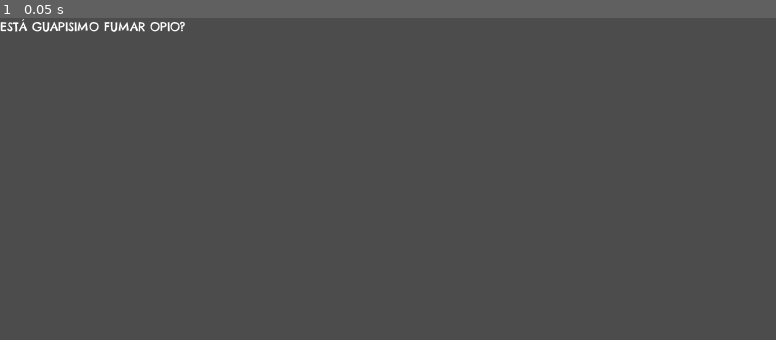
Above: before the commit, frame 1.
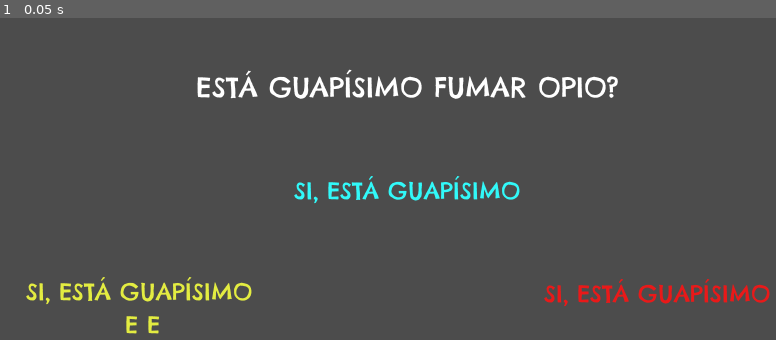
Above: after the commit, the same moment.

Repository: cmolinadev/fumaropio
Game: Godot game, scene res://scenes/main.tscn
Same seed, same stepped clock (60 frames per second), same inputs: the game is played once before the commit and once after it.
Inputs:
- Up to frame 1 (0.05 s): no input

The runs differ from the first frame. In frame 1, 4.3% of the frame differs, in the area x 0-100%, y 0-99%.

Commit message:
feat: add answer selection

Diff:
--- /dev/null
+++ b/fonts/preguntas.tres
@@ -0,0 +1,7 @@
+[gd_resource type="DynamicFont" load_steps=2 format=2]
+
+[ext_resource path="res://fonts/ChelseaMarket-Regular.ttf" type="DynamicFontData" id=1]
+
+[resource]
+size = 35
+font_data = ExtResource( 1 )
--- /dev/null
+++ b/fonts/respuesta.tres
@@ -0,0 +1,7 @@
+[gd_resource type="DynamicFont" load_steps=2 format=2]
+
+[ext_resource path="res://fonts/ChelseaMarket-Regular.ttf" type="DynamicFontData" id=1]
+
+[resource]
+size = 30
+font_data = ExtResource( 1 )
--- /dev/null
+++ b/scenes/main.gd
@@ -0,0 +1,74 @@
+extends Node2D
+
+onready var timer = $Timer
+onready var labelPregunta = $fondo/Node2D/Label
+onready var pataco = $fondo/Sprite
+
+var respuesta = 1
+var puedes
+
+var contador = 0
+
+# Called when the node enters the scene tree for the first time.
+func _ready():
+
+	pass # Replace with function body.
+
+func _input(event):
+	if !puedes: return
+
+	if Input.is_action_just_pressed("ui_left"):
+		respuesta = 1
+	if Input.is_action_just_pressed("ui_up"):
+		respuesta = 2
+	if Input.is_action_just_pressed("ui_right"):
+		respuesta = 3
+
+func _responder():
+	puedes = false;
+	timer.start()
+
+
+func _on_Timer_timeout():
+	puedes = true
+
+func _empezar():
+	contador+=1
+	var texto
+	var sprite
+
+	match contador:
+		1:
+			texto = "esta es la pregunta 1"
+			sprite = ""
+		2:
+			texto = "esta es la pregunta 1"
+			sprite = ""
+		3:
+			texto = "esta es la pregunta 1"
+			sprite = ""
+		4:
+			texto = "esta es la pregunta 1"
+			sprite = ""
+		5:
+			texto = "esta es la pregunta 1"
+			sprite = ""
+		6:
+			texto = "esta es la pregunta 1"
+			sprite = ""
+		7:
+			texto = "esta es la pregunta 1"
+			sprite = ""
+		8:
+			texto = "esta es la pregunta 1"
+			sprite = ""
+		9:
+			texto = "esta es la pregunta 1"
+			sprite = ""
+		10:
+			texto = "esta es la pregunta 1"
+			sprite = ""
+
+
+	labelPregunta.text = texto
+	pataco.texture = sprite
--- a/scenes/main.tscn
+++ b/scenes/main.tscn
@@ -1,22 +1,82 @@
-[gd_scene load_steps=3 format=2]
+[gd_scene load_steps=4 format=2]
 
-[ext_resource path="res://fonts/ChelseaMarket-Regular.ttf" type="DynamicFontData" id=1]
-
-[sub_resource type="DynamicFont" id=1]
-font_data = ExtResource( 1 )
+[ext_resource path="res://fonts/respuesta.tres" type="DynamicFont" id=1]
+[ext_resource path="res://fonts/preguntas.tres" type="DynamicFont" id=2]
+[ext_resource path="res://scenes/main.gd" type="Script" id=3]
 
 [node name="main" type="Node2D"]
+script = ExtResource( 3 )
 
 [node name="fondo" type="Sprite" parent="."]
 
-[node name="AnimationPlayer" type="AnimationPlayer" parent="."]
+[node name="Node2D" type="Node2D" parent="fondo"]
+position = Vector2( 512, 0 )
 
-[node name="Label" type="Label" parent="AnimationPlayer"]
-anchor_right = 0.677
-margin_right = 40.0
-margin_bottom = 14.0
-custom_fonts/font = SubResource( 1 )
-text = "ESTÁ GUAPISIMO FUMAR OPIO?"
-__meta__ = {
-"_editor_description_": ""
-}
+[node name="Label" type="Label" parent="fondo/Node2D"]
+margin_left = -390.0
+margin_top = 65.0
+margin_right = 410.0
+margin_bottom = 282.0
+custom_fonts/font = ExtResource( 2 )
+text = "ESTÁ GUAPÍSIMO FUMAR OPIO?"
+align = 1
+autowrap = true
+
+[node name="A" type="Node2D" parent="fondo"]
+modulate = Color( 0.894118, 0.929412, 0.258824, 1 )
+position = Vector2( 171, 301 )
+
+[node name="Label" type="Label" parent="fondo/A"]
+margin_left = -144.0
+margin_top = 30.0
+margin_right = 156.0
+margin_bottom = 247.0
+custom_fonts/font = ExtResource( 1 )
+text = "SI, ESTÁ GUAPÍSIMO
+ E E"
+align = 1
+autowrap = true
+clip_text = true
+
+[node name="B" type="Node2D" parent="fondo"]
+modulate = Color( 0.196078, 0.980392, 0.980392, 1 )
+position = Vector2( 514, 171 )
+
+[node name="Label" type="Label" parent="fondo/B"]
+margin_left = -144.0
+margin_top = 30.0
+margin_right = 156.0
+margin_bottom = 247.0
+custom_fonts/font = ExtResource( 1 )
+text = "SI, ESTÁ GUAPÍSIMO
+"
+align = 1
+autowrap = true
+
+[node name="C" type="Node2D" parent="fondo"]
+modulate = Color( 0.917647, 0.101961, 0.101961, 1 )
+position = Vector2( 834, 303 )
+
+[node name="Label" type="Label" parent="fondo/C"]
+margin_left = -144.0
+margin_top = 30.0
+margin_right = 156.0
+margin_bottom = 247.0
+custom_fonts/font = ExtResource( 1 )
+text = "SI, ESTÁ GUAPÍSIMO
+"
+align = 1
+autowrap = true
+
+[node name="Sprite" type="Sprite" parent="fondo"]
+position = Vector2( 122, 65 )
+
+[node name="Animation Idle" type="AnimationPlayer" parent="."]
+
+[node name="Animation Estrofa" type="AnimationPlayer" parent="."]
+
+[node name="Timer" type="Timer" parent="."]
+wait_time = 0.5
+one_shot = true
+
+[connection signal="timeout" from="Timer" to="." method="_on_Timer_timeout"]
